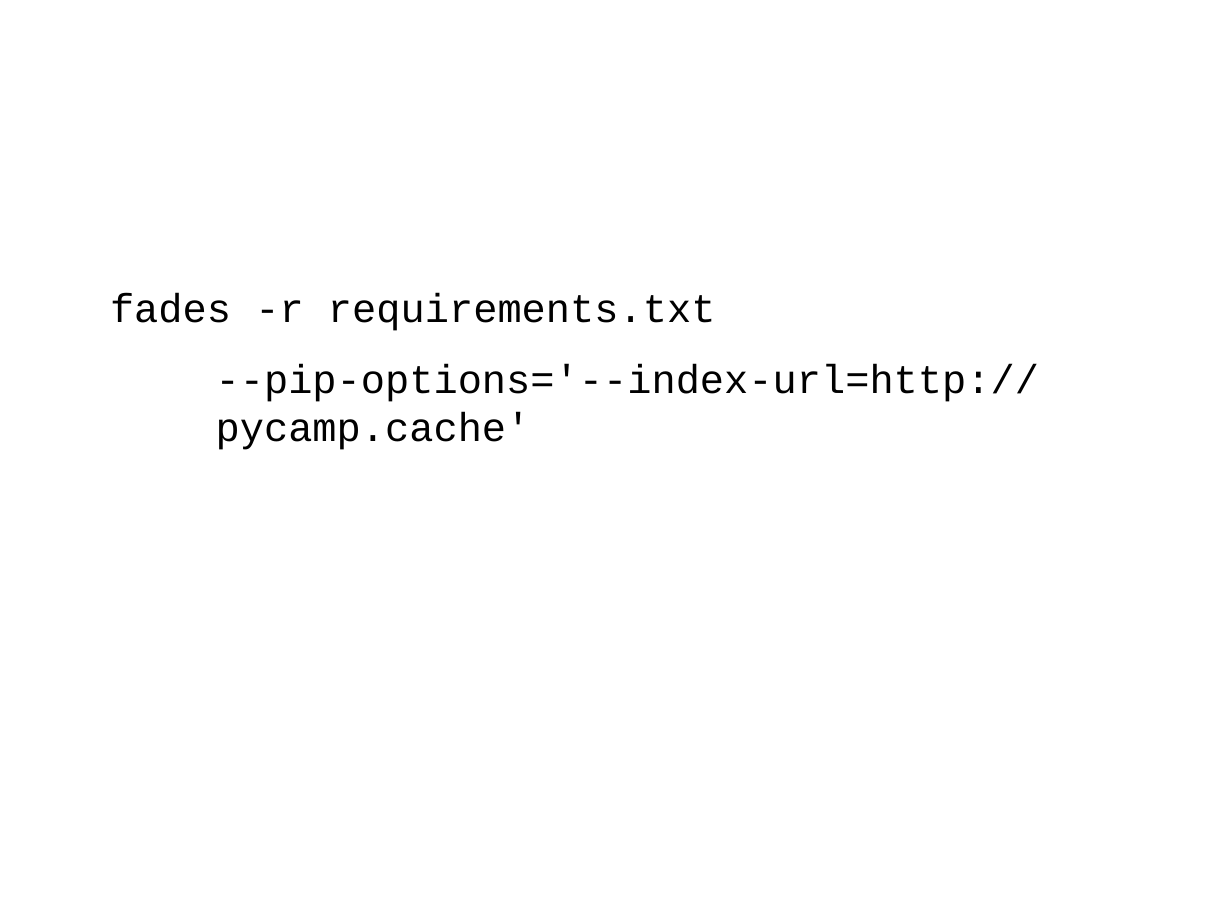
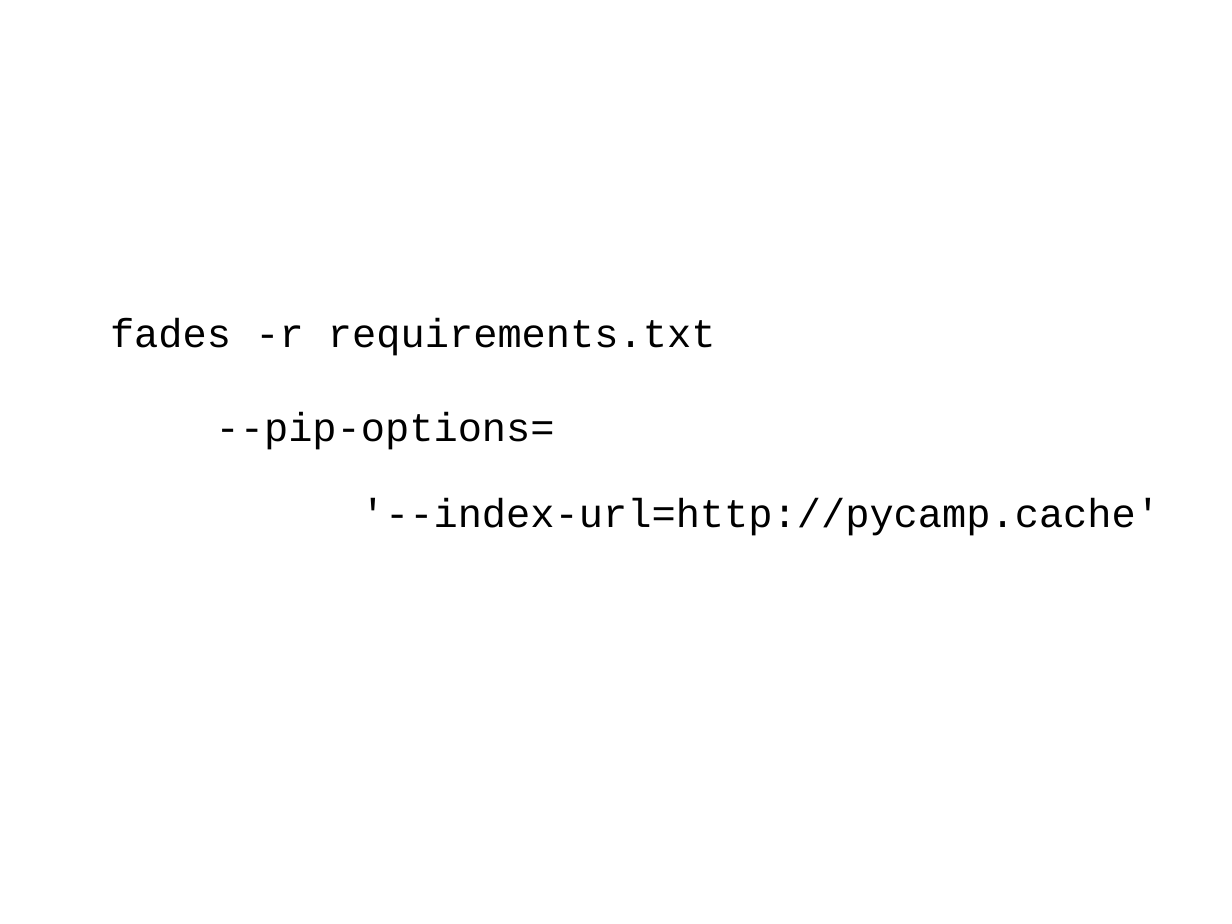
Before and after one commit to PyAr/fades, a slide deck: slide 17 of resources/slides_LT.odp. Drawn at 1232x924 pixels with LibreOffice and Linux fonts; fonts in the diff are those of the drawing. Boxes give left, top, right and bottom in pixels: in the first picture for what was removed or moved away, otherwise in the second. Text is boxed around its words. In the diff, an @@ line names an element or a change of style, - is before the commit and + after.

```diff
--- a/resources/slides_LT.odp
+++ b/resources/slides_LT.odp
@@ text at box(110, 318, 715, 356): line spacing 1 to 1.5 @@
@@ text at box(216, 412, 1160, 536): text changed @@
-    --pip-options='--index-url=http://pycamp.cache'
+    --pip-options=
+    '--index-url=http://pycamp.cache'
```
Also in this commit, not shown: 2 other slides changed.
